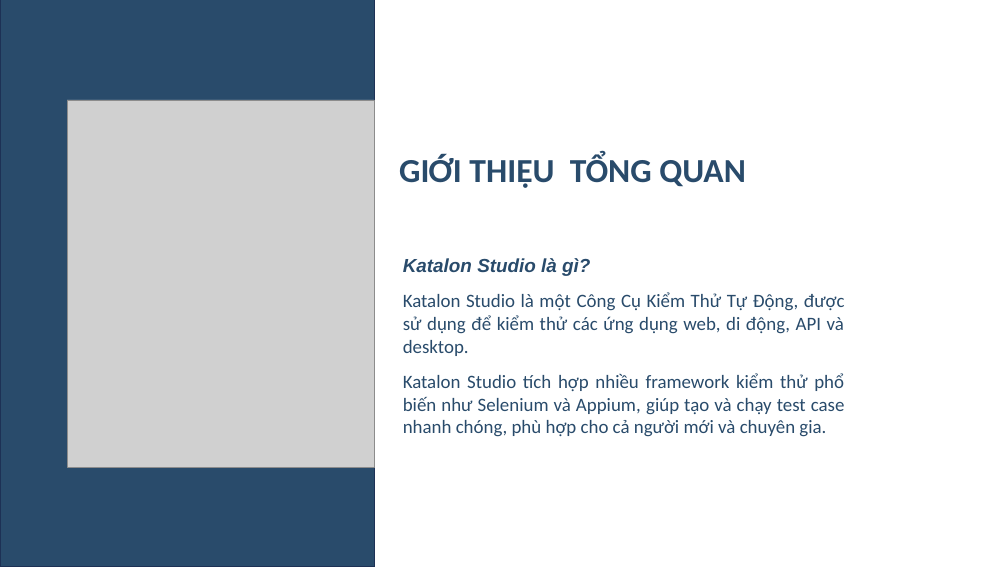
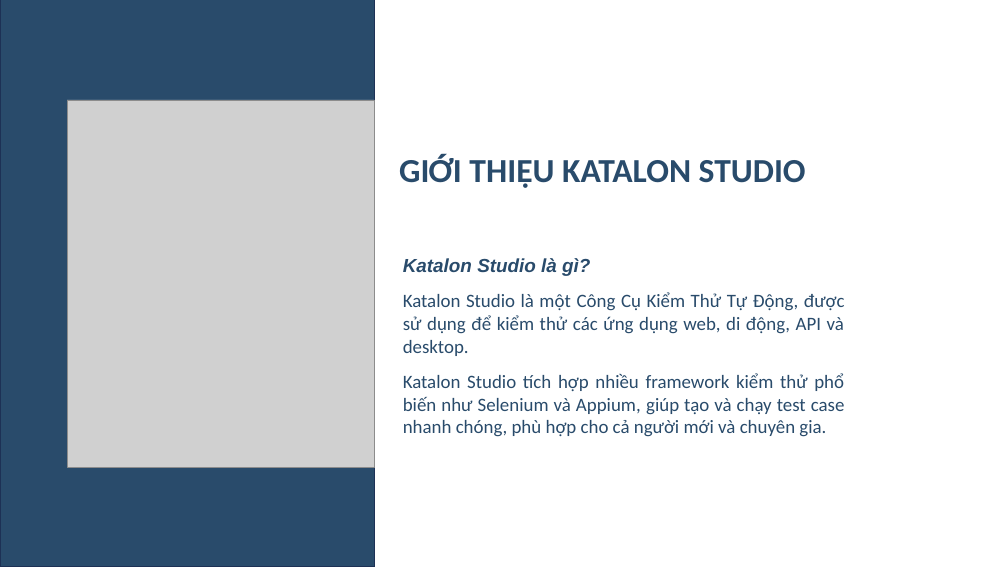
Before and after one commit to Oanh1503-git/DoAnKiemThu, a slide deck: slide 3 of THTH_slide.pptx (slide 2 before the commit). Drawn at 1008x567 pixels with LibreOffice and Linux fonts; fonts in the diff are those of the drawing; grey boxes stand for pictures. Boxes give left, top, right and bottom in pixels: in the first picture for what was removed or moved away, otherwise in the second. Text is boxed around its words. In the diff, an @@ line names an element or a change of style, - is before the commit and + after.

```diff
--- a/THTH_slide.pptx
+++ b/THTH_slide.pptx
@@ text at (399,155,806,188): text changed @@
-GIỚI THIỆU TỔNG QUAN
+GIỚI THIỆU KATALON STUDIO
```
Also in this commit, not shown: 2 other slides changed, 2 slides added.
